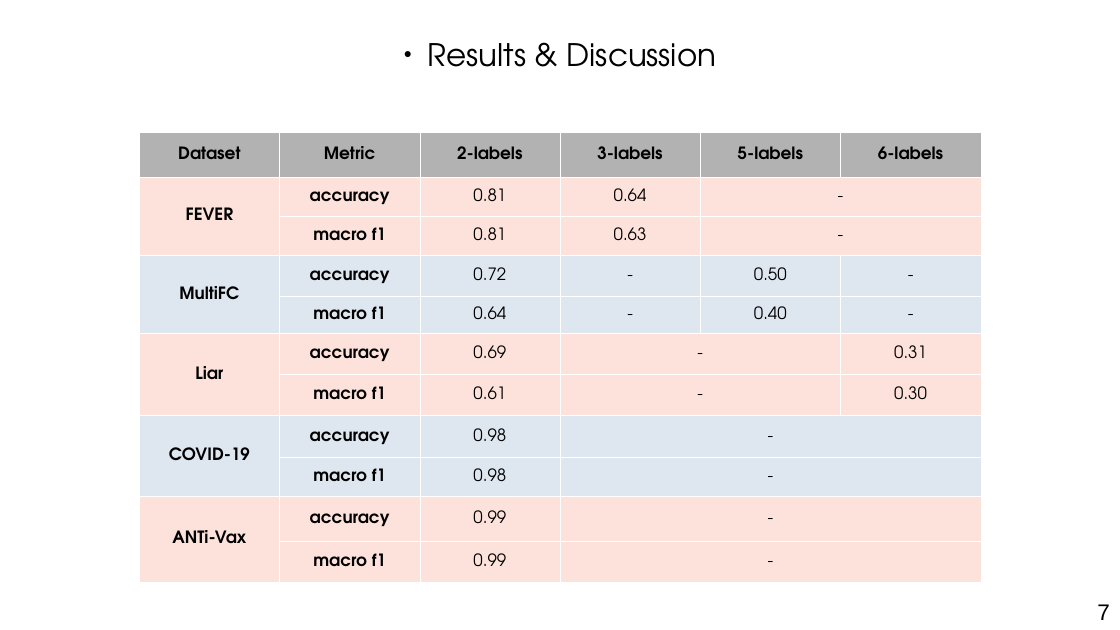
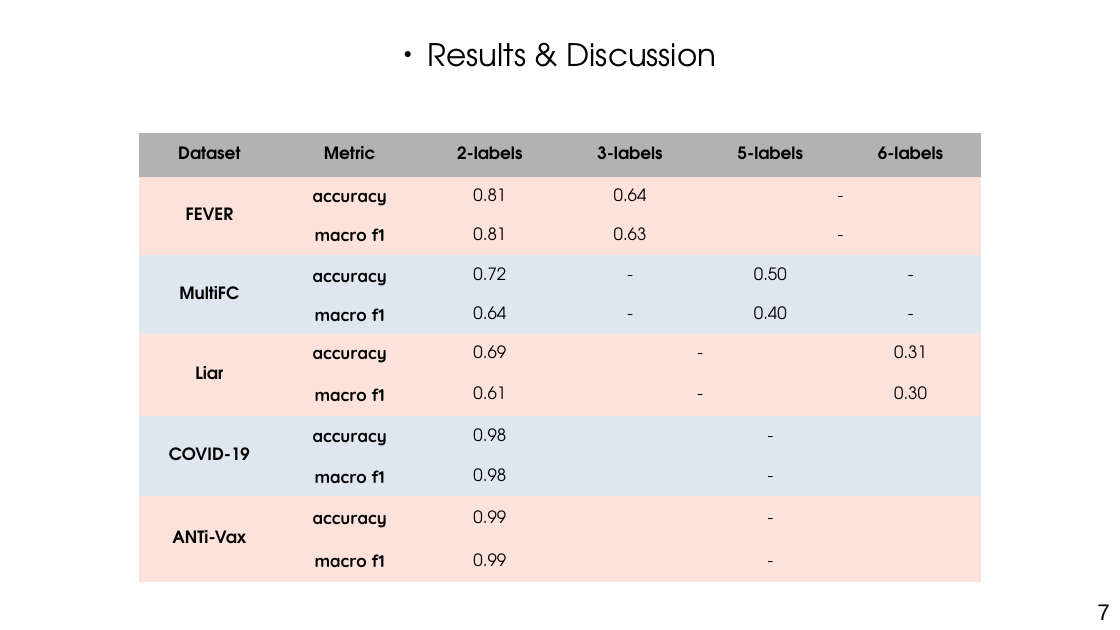
Before and after one commit to othmanelhoufi/LM-for-FactChecking, a slide deck: slide 7 of presentation/NLP_fact_checking.odp. Drawn at 1120x630 pixels with LibreOffice and Linux fonts; fonts in the diff are those of the drawing. Boxes give left, top, right and bottom in pixels: in the first picture for what was removed or moved away, otherwise in the second. Text is boxed around its words. In the diff, an @@ line names an element or a change of style, - is before the commit and + after.

```diff
--- a/presentation/NLP_fact_checking.odp
+++ b/presentation/NLP_fact_checking.odp
@@ table at bbox=[139, 132, 981, 581] @@
@@ font TeX Gyre Adventor to Quicksand in "accuracy", "macro f1", "accuracy", "macro f1" and 6 more places @@
@@ borders changed @@
```
Also in this commit, not shown: 1 other slide changed, 1 slide added, 7 slides removed, 1 other file.
